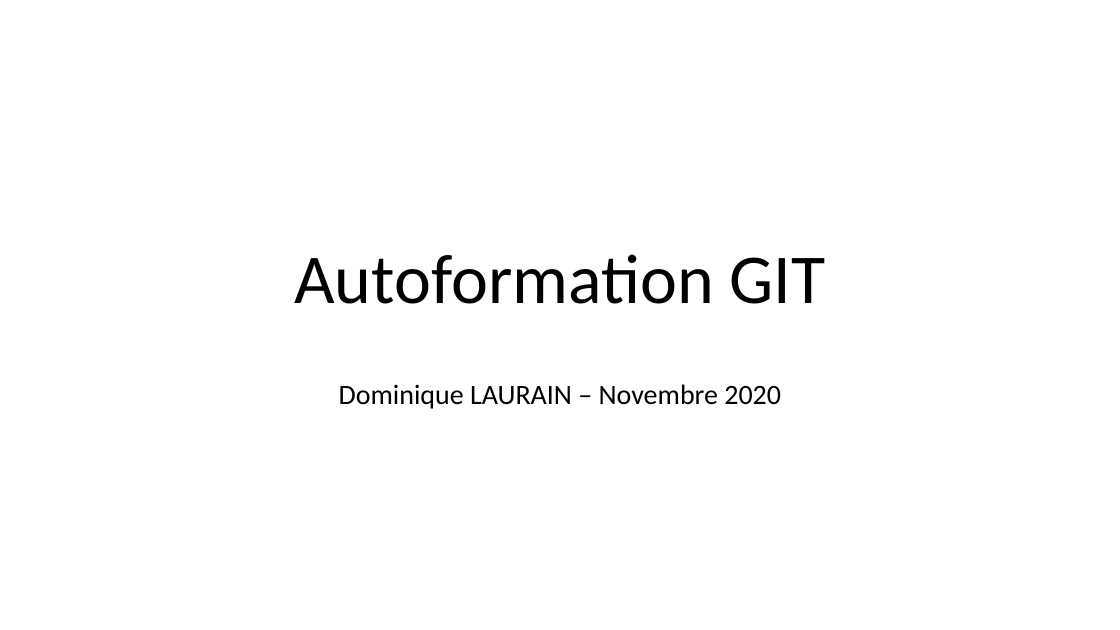
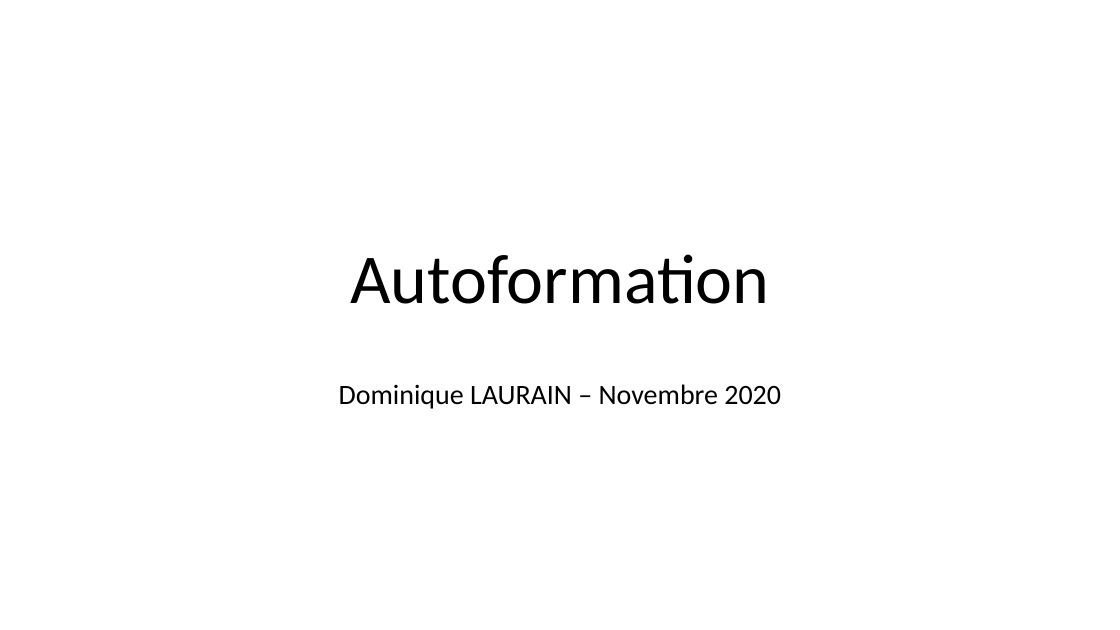
Before and after one commit to dominiquelaurain/fastecdsa, a slide deck: slide 1 of docs/Autoformation_Git.pptx. Drawn at 1120x630 pixels with LibreOffice and Linux fonts; fonts in the diff are those of the drawing. Boxes give left, top, right and bottom in pixels: in the first picture for what was removed or moved away, otherwise in the second. Text is boxed around its words. In the diff, an @@ line names an element or a change of style, - is before the commit and + after.

```diff
--- a/docs/Autoformation_Git.pptx
+++ b/docs/Autoformation_Git.pptx
@@ title at bbox=[350, 254, 769, 304]: text changed @@
-Autoformation GIT
+Autoformation
```
Also in this commit, not shown: 11 other slides changed, 13 slides added.
